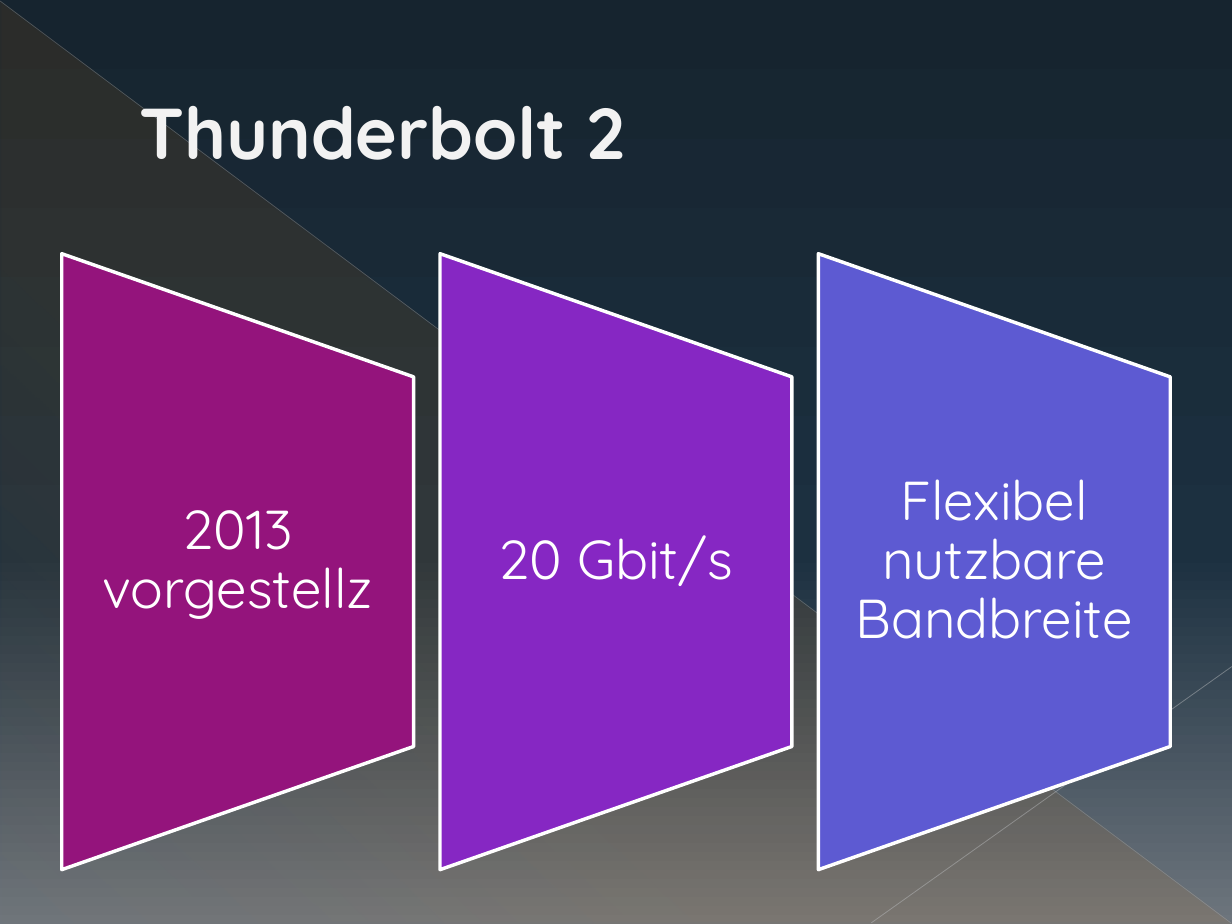
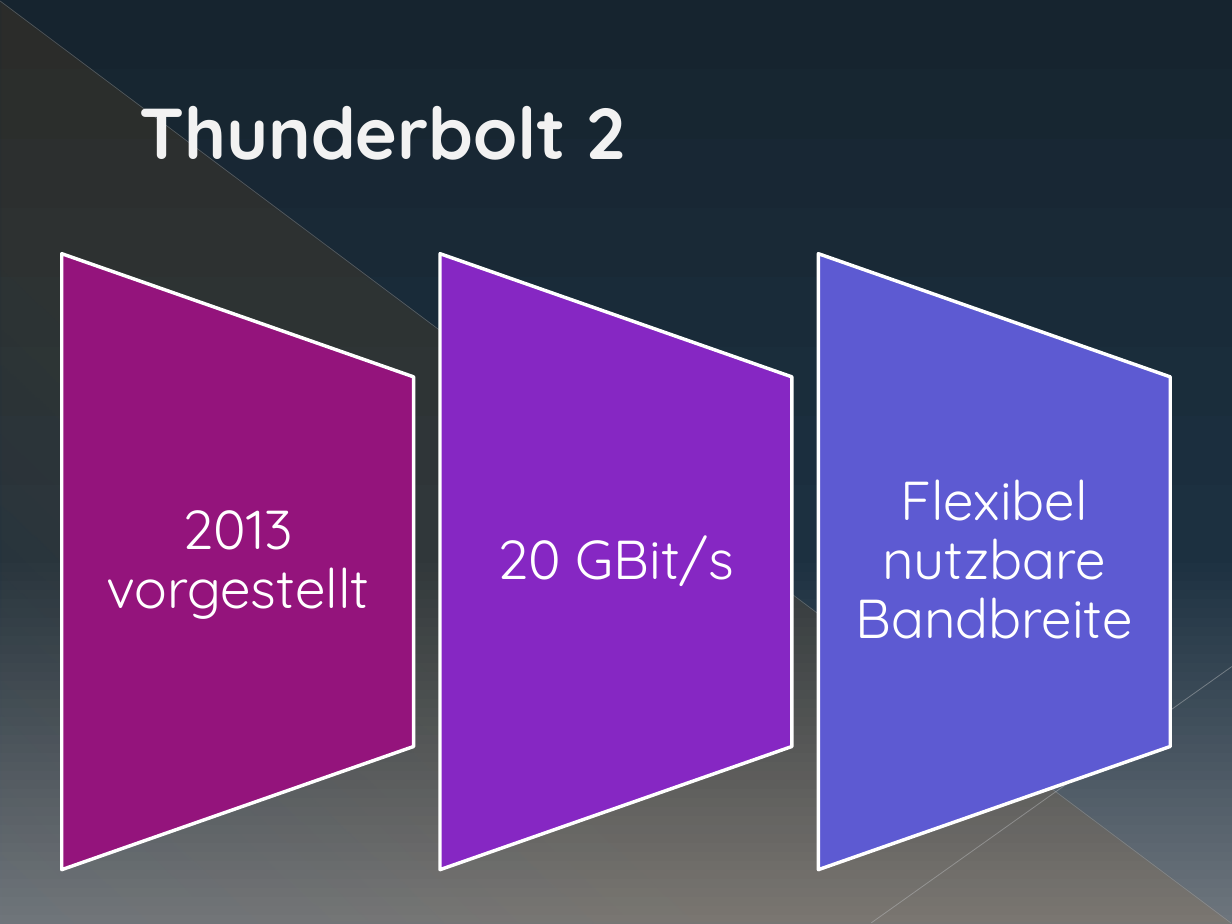
Before and after one commit to sewpalu/Compendia, a slide deck: slide 4 of doc/thunderbolt_presentation/Thunderbolt.pptx. Drawn at 1232x924 pixels with LibreOffice and Linux fonts; fonts in the diff are those of the drawing. Boxes give left, top, right and bottom in pixels: in the first picture for what was removed or moved away, otherwise in the second. Text is boxed around its words. In the diff, an @@ line names an element or a change of style, - is before the commit and + after.

```diff
--- a/doc/thunderbolt_presentation/Thunderbolt.pptx
+++ b/doc/thunderbolt_presentation/Thunderbolt.pptx
@@ text at (106, 510, 369, 619): text changed @@
-2013 vorgestellz
+2013 vorgestellt
@@ text at (497, 535, 734, 586): text changed @@
-20 Gbit/s
+20 GBit/s
```
